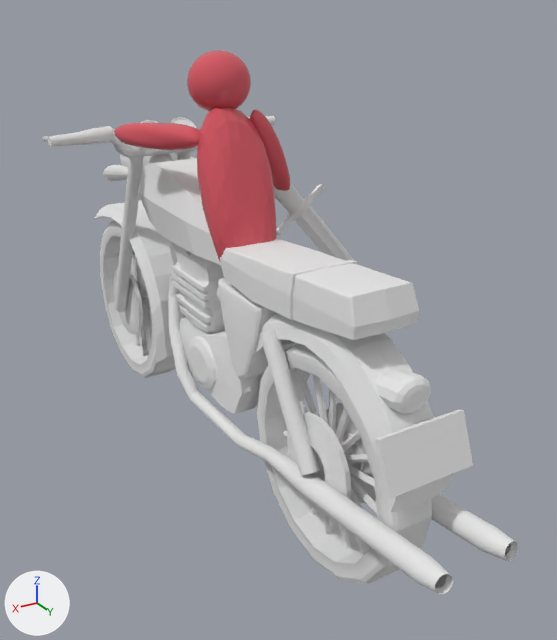
What one commit did to the OBJ model Resources/bossbik/bossbik.obj.
One viewpoint serves both versions: a 50 mm camera at (3.66, 8.38, 4.54) aimed at (-0.46, 1.51, 1.1). The axes (+X, +Y, +Z) are drawn at lower left. The lights are the same throughout. Where no turn or scale is listed for an object, it has been applied to the vertices. Vertices at the same position are counted once.

The older version as bpy lines, for what is in view:
```python
mat_none = principled_material('None')
mat_none.texture = img_player_png
mat_none.roughness = 0.0
me_exhaust_right_cylinder_001 = bpy.data.meshes.new('Exhaust_right_Cylinder.001')
me_exhaust_right_cylinder_001.from_pydata(...)  # 384 vertices, 734 faces; spans x 0.03..0.42, y -0.05..5.19, z -0.07..1.69
me_exhaust_right_cylinder_001.materials.append(mat_exhaust_001)  # white #e7e7e7
me_球_球_001 = bpy.data.meshes.new('球_球.001')
me_球_球_001.from_pydata(...)  # 2882 vertices, 5760 faces; spans x -0.327..0.327, y 0.83..1.41, z 3.36..3.972
me_球_球_001.materials.append(mat_none)  # picture img_player_png
me_立方体_005 = bpy.data.meshes.new('立方体.005')
me_立方体_005.from_pydata(...)  # 146 vertices, 288 faces; spans x -0.38..0.4, y 1.12..1.87, z 1.74..3.45
me_立方体_005.materials.append(mat_none)  # picture img_player_png
me_立方体_006 = bpy.data.meshes.new('立方体.006')
me_立方体_006.from_pydata(...)  # 578 vertices, 1152 faces; spans x 0.254..0.858, y 0.245..1.312, z 2.987..3.274
me_立方体_006.materials.append(mat_none)  # picture img_player_png
me_立方体_007 = bpy.data.meshes.new('立方体.007')
me_立方体_007.from_pydata(...)  # 578 vertices, 1152 faces; spans x -0.856..-0.23, y 0.984..1.42, z 2.439..3.4
me_立方体_007.materials.append(mat_none)  # picture img_player_png
ob_exhaust_right_cylinder_001 = bpy.data.objects.new('Exhaust_right_Cylinder.001', me_exhaust_right_cylinder_001)
ob_exhaust_right_cylinder_001.location = (0.0, 0.0, 0.0)
ob_球_球_001 = bpy.data.objects.new('球_球.001', me_球_球_001)
ob_球_球_001.location = (0.0, 0.0, 0.0)
ob_立方体_005 = bpy.data.objects.new('立方体.005', me_立方体_005)
ob_立方体_005.location = (0.0, 0.0, 0.0)
ob_立方体_006 = bpy.data.objects.new('立方体.006', me_立方体_006)
ob_立方体_006.location = (0.0, 0.0, 0.0)
ob_立方体_007 = bpy.data.objects.new('立方体.007', me_立方体_007)
ob_立方体_007.location = (0.0, 0.0, 0.0)
# also in view: 'Engine_4_Cylinder.001' at (0.0, 1.0, 0.53); 'Engine_1_Cube.001' at (0.0, 0.72, 1.38); 'Licence_plate_Cube.001' at (-0.02, 4.5, 1.16); 'Rear_light_Cylinder.001' at (-0.02, 4.12, 1.58); 'Rear_water_Cube.001' at (-0.02, 3.45, 1.27)
```
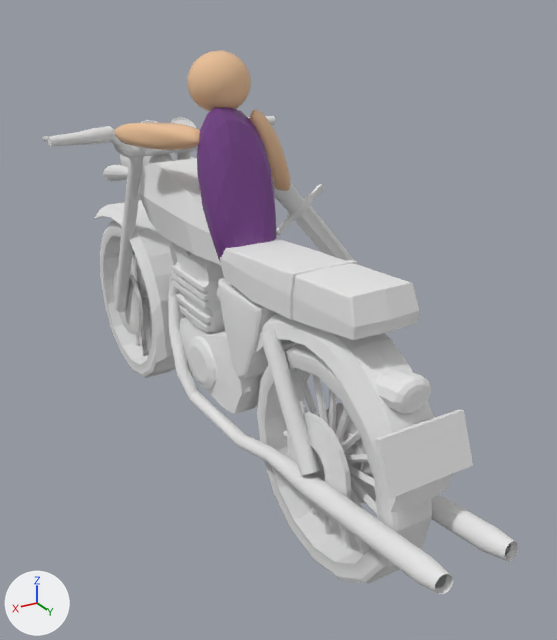
What differs and where, as boxes [x1, y1, x2, y2] in the pictures (557 x 640 px):
'立方体.005', surface changed (red to purple)
    both: [197, 107, 276, 261]
'球_球.001', surface changed (red to beige)
    both: [187, 50, 251, 112]
'立方体.006', surface changed (red to beige)
    both: [114, 123, 200, 150]
'立方体.007', surface changed (red to beige)
    both: [249, 110, 290, 191]

What the commit changed:
Picture 'p1.png' (img_p1_png) is new.
Material 'None' (mat_none) changes its picture from img_player_png to img_p1_png.
me_球_球_001 has 2882 vertices, 5760 faces and spans x -0.327..0.327, y 0.83..1.41, z 3.36..3.972.
me_球_球_001 is used by ob_球_球_001; location (0.0, 0.0, 0.0).
me_球_球_001 part 1: texture (UV) coordinates of 5760 of 5760 faces, centred in x -0.327..0.327, y 0.83..1.409, z 3.362..3.97, changed; they spanned u 0.0..1.0, v 0.0..1.0 and now span u 0.48..0.72, v 0.25..0.49.
me_立方体_005 has 146 vertices, 288 faces and spans x -0.38..0.4, y 1.12..1.87, z 1.74..3.45.
me_立方体_005 is used by ob_立方体_005; location (0.0, 0.0, 0.0).
me_立方体_005 part 2: texture (UV) coordinates of 288 of 288 faces, centred in x -0.37..0.39, y 1.13..1.86, z 1.75..3.45, changed; they spanned u 0.12..0.88, v 0.0..1.0 and now span u 0.84..0.91, v 0.32..0.43.
me_立方体_006 has 578 vertices, 1152 faces and spans x 0.254..0.858, y 0.245..1.312, z 2.987..3.274.
me_立方体_006 is used by ob_立方体_006; location (0.0, 0.0, 0.0).
me_立方体_006 part 3: texture (UV) coordinates of 1152 of 1152 faces, centred in x 0.256..0.857, y 0.246..1.311, z 2.988..3.273, changed; they spanned u 0.12..0.88, v 0.0..1.0 and now span u 0.51..0.69, v 0.25..0.49.
